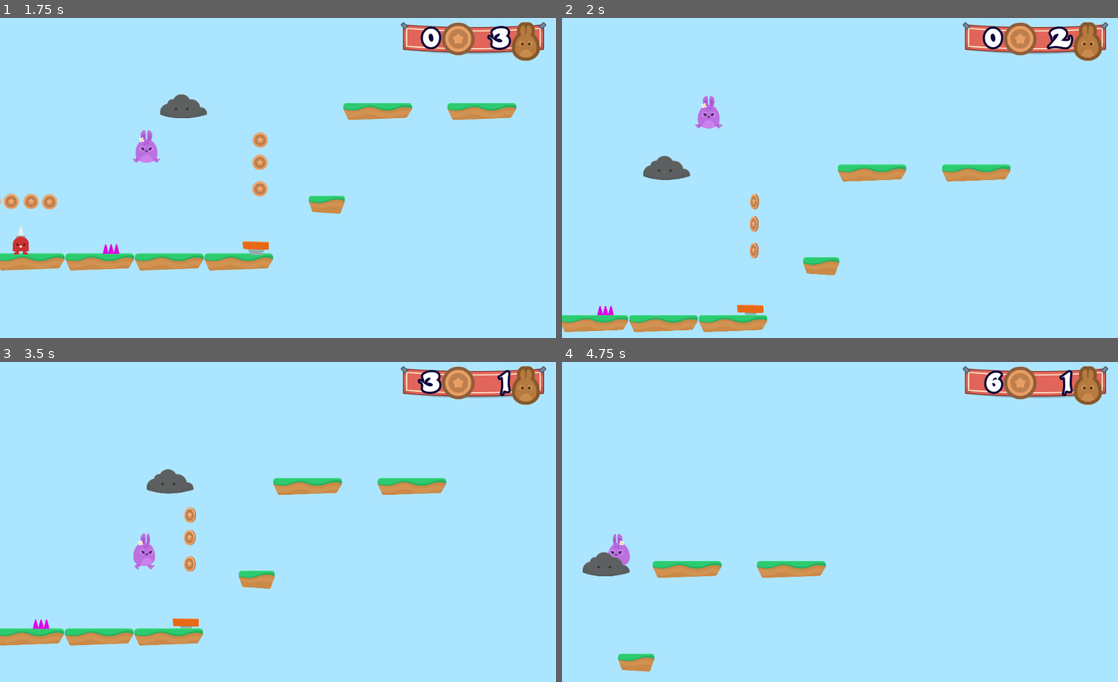
Above: before the commit, frames 1-4 (two rows, left to right).
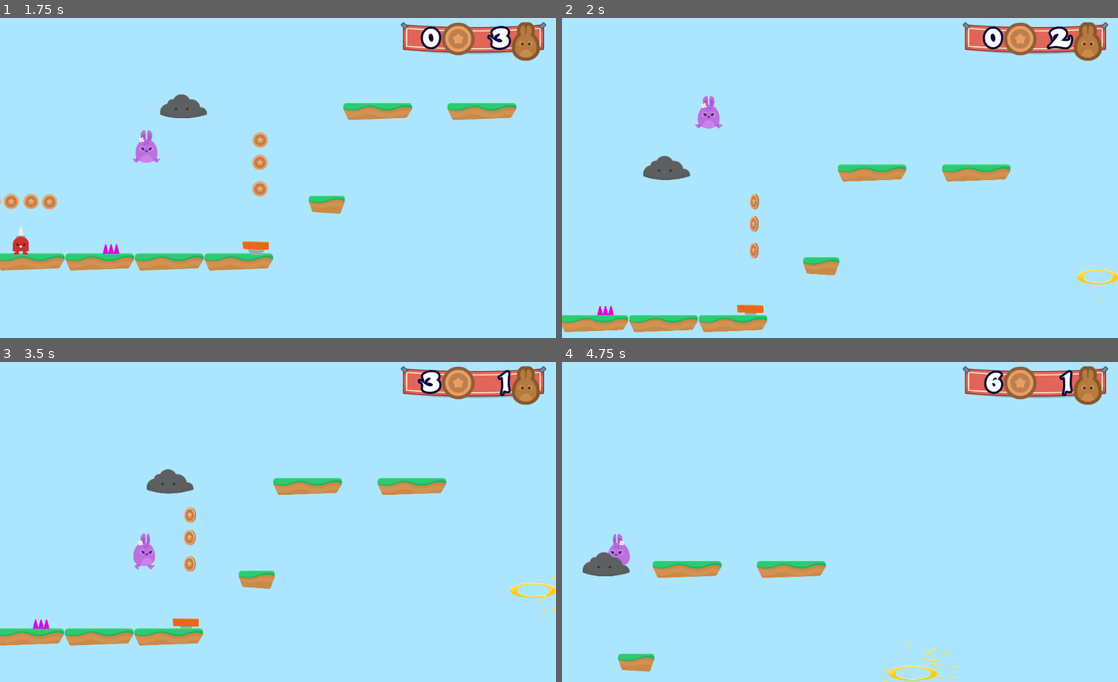
Above: after the commit, the same moments.

Repository: rtaibah/bunny-hop
Game: Godot game, scene res://Levels/Level1.tscn
The game is run twice, just before and just after one commit, with the same random seed, the same clock (stepped at 60 frames per second) and the same inputs.
Inputs:
- Up to frame 1 (1.75 s): hold D (right) from 0.53 s (still down); tap W (jump) at 0.77, 1.52 s
- Up to frame 2 (2 s): keep holding D (right)
- Up to frame 3 (3.5 s): release D (right) at 2.03 s; hold A (left) 2.03-2.78 s; hold D (right) from 2.78 s (still down); tap W (jump) at 3.02 s
- Up to frame 4 (4.75 s): tap W (jump) at 3.77, 4.52 s; release D (right) at 4.28 s; hold A (left) from 4.28 s (still down)

Frame 1 is identical in both runs. In frame 2, 0.1% of the frame differs, in the area x 92-100%, y 78-89%; in frame 3, 0.2%; in frame 4, 0.3%, in the area x 57-71%, y 87-100%.

Commit message:
Created portal to end game.

Diff:
--- /dev/null
+++ b/Items/Portal.gd
@@ -0,0 +1,6 @@
+extends Node2D
+
+
+
+func _on_Area2D_body_entered(body):
+	get_tree().call_group("Gamestate", "win_game")
--- /dev/null
+++ b/Items/Portal.tscn
@@ -0,0 +1,62 @@
+[gd_scene load_steps=7 format=2]
+
+[ext_resource path="res://GFX/Items/portal_yellow.png" type="Texture" id=1]
+[ext_resource path="res://GFX/Particles/portal_yellowParticle.png" type="Texture" id=2]
+[ext_resource path="res://Items/Portal.gd" type="Script" id=3]
+
+[sub_resource type="RectangleShape2D" id=1]
+extents = Vector2( 81.7999, 34.4 )
+
+[sub_resource type="Animation" id=2]
+resource_name = "PortalStretch"
+length = 2.0
+loop = true
+step = 1.0
+tracks/0/type = "value"
+tracks/0/path = NodePath(".:scale")
+tracks/0/interp = 1
+tracks/0/loop_wrap = true
+tracks/0/imported = false
+tracks/0/enabled = true
+tracks/0/keys = {
+"times": PoolRealArray( 0, 1 ),
+"transitions": PoolRealArray( 1, 1 ),
+"update": 0,
+"values": [ Vector2( 1, 1 ), Vector2( 1.25, 1 ) ]
+}
+
+[sub_resource type="ParticlesMaterial" id=3]
+emission_shape = 1
+emission_sphere_radius = 128.0
+flag_disable_z = true
+gravity = Vector3( 0, 0, 0 )
+initial_velocity = 15.0
+orbit_velocity = 0.25
+orbit_velocity_random = 0.0
+radial_accel = 100.0
+
+[node name="Portal" type="Node2D"]
+script = ExtResource( 3 )
+
+[node name="Area2D" type="Area2D" parent="."]
+scale = Vector2( 1.21179, 1 )
+collision_layer = 8
+
+[node name="Sprite" type="Sprite" parent="Area2D"]
+texture = ExtResource( 1 )
+
+[node name="CollisionShape2D" type="CollisionShape2D" parent="Area2D"]
+visible = false
+shape = SubResource( 1 )
+
+[node name="AnimationPlayer" type="AnimationPlayer" parent="Area2D"]
+autoplay = "PortalStretch"
+anims/PortalStretch = SubResource( 2 )
+
+[node name="Particles2D" type="Particles2D" parent="Area2D"]
+amount = 24
+lifetime = 2.0
+randomness = 1.0
+process_material = SubResource( 3 )
+texture = ExtResource( 2 )
+[connection signal="body_entered" from="Area2D" to="." method="_on_Area2D_body_entered"]
--- a/Levels/GameState.gd
+++ b/Levels/GameState.gd
@@ -33,3 +33,6 @@
 
 func end_game():
 	get_tree().change_scene("res://Levels/GameOver.tscn")
+
+func win_game():
+	get_tree().change_scene("res://Levels/Victory.tscn")
--- a/Levels/Level1.tscn
+++ b/Levels/Level1.tscn
@@ -10,6 +10,7 @@
 [ext_resource path="res://Items/Coin.tscn" type="PackedScene" id=8]
 [ext_resource path="res://NPCs/Spikeman.tscn" type="PackedScene" id=9]
 [ext_resource path="res://NPCs/Cloud.tscn" type="PackedScene" id=10]
+[ext_resource path="res://Items/Portal.tscn" type="PackedScene" id=11]
 
 [node name="Level1" type="Node2D"]
 position = Vector2( -1697.06, -203.646 )
@@ -25,6 +26,9 @@
 collision_layer = 2
 format = 1
 tile_data = PoolIntArray( 262191, 2, 0, 262200, 2, 0, 786476, 3, 0, 1179647, 2, 0, 1114117, 2, 0, 1114123, 2, 0, 1114129, 2, 0, 1114135, 2, 0, 1114141, 2, 0, 1114147, 2, 0 )
+
+[node name="Portal" parent="TileMap" instance=ExtResource( 11 )]
+position = Vector2( 4446.29, 876.812 )
 
 [node name="Hazards" type="Node" parent="."]
 
--- /dev/null
+++ b/Levels/Victory.tscn
@@ -0,0 +1,24 @@
+[gd_scene load_steps=2 format=2]
+
+[ext_resource path="res://Levels/GameOver.tscn" type="PackedScene" id=1]
+
+[node name="Victory" instance=ExtResource( 1 )]
+
+[node name="VBoxContainer" parent="CenterContainer" index="0"]
+margin_left = 28.0
+margin_right = 996.0
+
+[node name="Label" parent="CenterContainer/VBoxContainer" index="0"]
+margin_right = 968.0
+text = "Hooray for Bunnies!"
+
+[node name="HBoxContainer" parent="CenterContainer/VBoxContainer" index="1"]
+margin_right = 968.0
+
+[node name="RestartButton" parent="CenterContainer/VBoxContainer/HBoxContainer" index="0"]
+margin_left = 298.0
+margin_right = 350.0
+
+[node name="Label" parent="CenterContainer/VBoxContainer/HBoxContainer" index="1"]
+margin_left = 354.0
+margin_right = 669.0
--- a/NPCs/Lightning.tscn
+++ b/NPCs/Lightning.tscn
@@ -24,7 +24,6 @@
 
 [node name="AnimatedSprite" type="AnimatedSprite" parent="Area2D"]
 frames = SubResource( 1 )
-frame = 1
 playing = true
 
 [node name="CollisionShape2D" type="CollisionShape2D" parent="Area2D"]
Not shown: 1 places in Levels/Level1.tscn that only renumber resources
